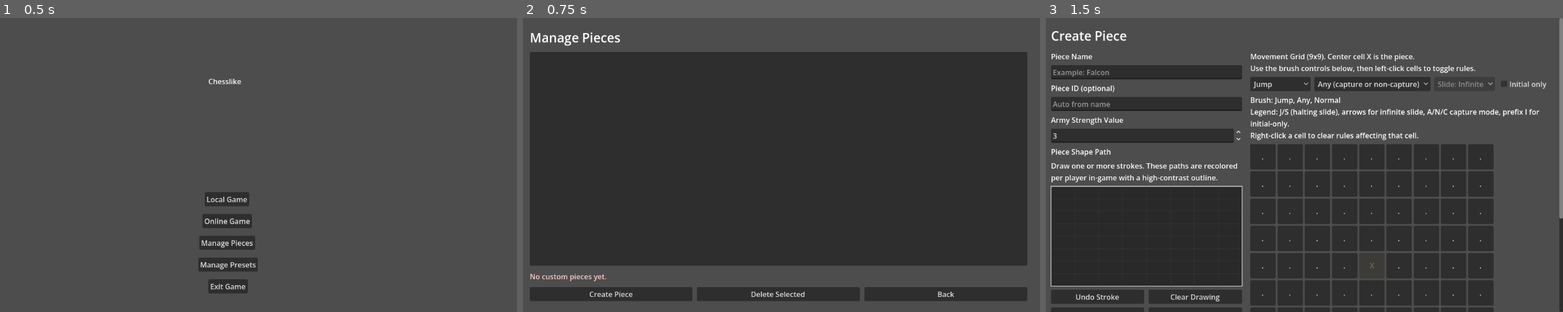
Above: before the commit, frames 1-3 (left to right).
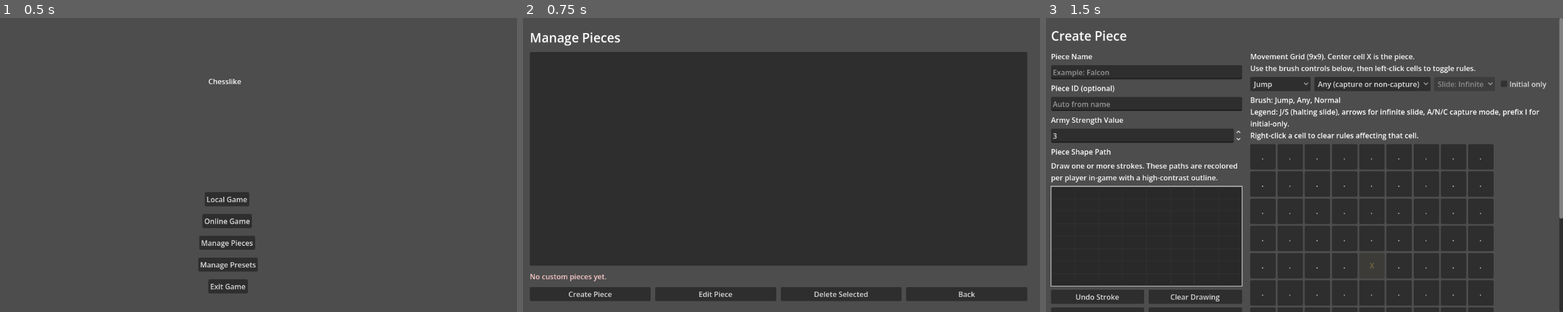
Above: after the commit, the same moments.

Repository: LeoHolman/chesslike
Game: Godot game, scene res://Scenes/MainMenu.tscn
The game is run twice, just before and just after one commit, with the same random seed, the same clock (stepped at 60 frames per second) and the same inputs.
Inputs:
- Up to frame 1 (0.5 s): no input
- Up to frame 2 (0.75 s): click "Manage Pieces" at 0.5 s
- Up to frame 3 (1.5 s): click "Create Piece" at 1.25 s

Frame 1 is identical in both runs. In frame 2, 0.6% of the frame differs, in the area x 8-88%, y 91-97%; in frame 3, nothing differs.

Commit message:
feat: add edit piece

Diff:
--- a/Scenes/ManagePieces.tscn
+++ b/Scenes/ManagePieces.tscn
@@ -58,6 +58,11 @@
 size_flags_horizontal = 3
 text = "Create Piece"
 
+[node name="EditPieceButton" type="Button" parent="RootMargin/RootVBox/ActionsRow"]
+layout_mode = 2
+size_flags_horizontal = 3
+text = "Edit Piece"
+
 [node name="DeletePieceButton" type="Button" parent="RootMargin/RootVBox/ActionsRow"]
 layout_mode = 2
 size_flags_horizontal = 3
@@ -69,5 +74,6 @@
 text = "Back"
 
 [connection signal="pressed" from="RootMargin/RootVBox/ActionsRow/CreatePieceButton" to="." method="_on_create_piece_button_pressed"]
+[connection signal="pressed" from="RootMargin/RootVBox/ActionsRow/EditPieceButton" to="." method="_on_edit_piece_button_pressed"]
 [connection signal="pressed" from="RootMargin/RootVBox/ActionsRow/DeletePieceButton" to="." method="_on_delete_piece_button_pressed"]
 [connection signal="pressed" from="RootMargin/RootVBox/ActionsRow/BackButton" to="." method="_on_back_button_pressed"]
--- a/Scripts/autoload/game_manager.gd
+++ b/Scripts/autoload/game_manager.gd
@@ -46,6 +46,7 @@
 	"dark": {"r": 0.41, "g": 0.41, "b": 0.41, "a": 1.0}
 }
 var PendingPresetName = ""
+var PendingCustomPieceEditId = ""
 var SavedPresets = {}
 var PieceBank = [
 	"pawn",
@@ -167,6 +168,14 @@
 func consume_pending_preset_for_edit() -> String:
 	var pending = PendingPresetName
 	PendingPresetName = ""
+	return pending
+
+func queue_custom_piece_for_edit(piece_id: String) -> void:
+	PendingCustomPieceEditId = piece_id.strip_edges()
+
+func consume_pending_custom_piece_for_edit() -> String:
+	var pending = PendingCustomPieceEditId
+	PendingCustomPieceEditId = ""
 	return pending
 
 func _load_saved_presets() -> void:
@@ -476,6 +485,13 @@
 		entries.append(custom_piece_data.duplicate(true))
 	return entries
 
+func get_custom_piece_by_id(piece_id: String) -> Dictionary:
+	var key = piece_id.strip_edges()
+	if key == "" or not CustomPieces.has(key):
+		return {}
+	var custom_piece_data: Dictionary = CustomPieces[key]
+	return custom_piece_data.duplicate(true)
+
 func save_custom_piece(source_data: Dictionary) -> Dictionary:
 	var normalized = _normalize_custom_piece_data(str(source_data.get("id", "")), source_data)
 	if normalized.is_empty():
--- a/Scripts/create_piece.gd
+++ b/Scripts/create_piece.gd
@@ -17,6 +17,8 @@
 @onready var piece_id_input: LineEdit = %PieceIdInput
 @onready var piece_strength_spin_box: SpinBox = %PieceStrengthSpinBox
 @onready var piece_path_canvas = %PiecePathCanvas
+@onready var title_label: Label = $Scroll/RootMargin/RootVBox/TitleLabel
+@onready var save_piece_button: Button = $Scroll/RootMargin/RootVBox/ActionsRow/SavePieceButton
 @onready var movement_grid: GridContainer = %MovementGrid
 @onready var move_kind_option_button: OptionButton = %MoveKindOptionButton
 @onready var capture_mode_option_button: OptionButton = %CaptureModeOptionButton
@@ -34,6 +36,8 @@
 var selected_capture_mode = CAPTURE_MODE_ANY
 var selected_initial_only = false
 var selected_slide_scope = SLIDE_SCOPE_INFINITE
+var is_editing_piece_mode = false
+var editing_piece_id = ""
 
 func _ready() -> void:
 	piece_strength_spin_box.min_value = 1.0
@@ -47,6 +51,58 @@
 	piece_path_canvas.outline_color = Color(0.08, 0.08, 0.08, 1.0)
 	if not piece_path_canvas.strokes_changed.is_connected(_on_piece_path_canvas_strokes_changed):
 		piece_path_canvas.strokes_changed.connect(_on_piece_path_canvas_strokes_changed)
+	_apply_pending_piece_edit_if_any()
+	_refresh_movement_grid_buttons()
+
+func _apply_pending_piece_edit_if_any() -> void:
+	var game_manager = $"/root/GameManager"
+	var pending_piece_id = game_manager.consume_pending_custom_piece_for_edit().strip_edges()
+	if pending_piece_id == "":
+		title_label.text = "Create Piece"
+		save_piece_button.text = "Save Piece"
+		piece_id_input.editable = true
+		return
+
+	var piece_data = game_manager.get_custom_piece_by_id(pending_piece_id)
+	if piece_data.is_empty():
+		message_label.text = "The selected custom piece no longer exists."
+		return
+
+	is_editing_piece_mode = true
+	editing_piece_id = pending_piece_id
+	title_label.text = "Edit Piece %s" % str(piece_data.get("name", pending_piece_id))
+	save_piece_button.text = "Save Changes"
+	piece_name_input.text = str(piece_data.get("name", pending_piece_id))
+	piece_id_input.text = str(piece_data.get("id", pending_piece_id))
+	piece_id_input.editable = false
+	piece_strength_spin_box.value = float(piece_data.get("strength", 1))
+
+	movement_rules_by_key.clear()
+	for rule_data in piece_data.get("movement_rules", []):
+		var rule = _movement_rule_from_variant(rule_data)
+		if rule.is_empty():
+			continue
+		var offset: Vector2i = rule.get("offset", Vector2i.ZERO)
+		var kind = str(rule.get("kind", MOVE_KIND_JUMP))
+		var capture_mode = str(rule.get("capture_mode", CAPTURE_MODE_ANY))
+		var initial_only = bool(rule.get("initial_only", false))
+		var slide_scope = str(rule.get("slide_scope", SLIDE_SCOPE_INFINITE))
+		var key = _build_movement_rule_key(kind, offset, capture_mode, initial_only, slide_scope)
+		movement_rules_by_key[key] = {
+			"x": offset.x,
+			"y": offset.y,
+			"kind": kind,
+			"capture_mode": capture_mode,
+			"initial_only": initial_only,
+			"slide_scope": slide_scope
+		}
+
+	var path_strokes = piece_data.get("path_strokes", [])
+	call_deferred("_load_path_strokes_deferred", path_strokes)
+	message_label.text = ""
+
+func _load_path_strokes_deferred(path_strokes: Array) -> void:
+	piece_path_canvas.set_normalized_strokes(path_strokes)
 	_refresh_movement_grid_buttons()
 
 func _build_movement_grid() -> void:
@@ -326,6 +382,8 @@
 	if piece_id == "":
 		message_label.text = "Piece ID is invalid."
 		return
+	if is_editing_piece_mode:
+		piece_id = editing_piece_id
 
 	if not piece_path_canvas.has_content():
 		message_label.text = "Draw the piece path first."
@@ -354,6 +412,7 @@
 		message_label.text = str(save_result.get("error", "Could not save piece."))
 		return
 
+	$"/root/GameManager".queue_custom_piece_for_edit("")
 	get_tree().change_scene_to_file("res://Scenes/ManagePieces.tscn")
 
 func _build_movement_data() -> Dictionary:
--- a/Scripts/manage_pieces.gd
+++ b/Scripts/manage_pieces.gd
@@ -26,19 +26,21 @@
 		message_label.text = ""
 
 func _on_create_piece_button_pressed() -> void:
+	$"/root/GameManager".queue_custom_piece_for_edit("")
+	get_tree().change_scene_to_file("res://Scenes/CreatePiece.tscn")
+
+func _on_edit_piece_button_pressed() -> void:
+	var piece_id = _get_selected_piece_id_or_show_error("Select a custom piece to edit.")
+	if piece_id == "":
+		return
+	$"/root/GameManager".queue_custom_piece_for_edit(piece_id)
 	get_tree().change_scene_to_file("res://Scenes/CreatePiece.tscn")
 
 func _on_delete_piece_button_pressed() -> void:
-	var selected = pieces_list.get_selected_items()
-	if selected.is_empty():
-		message_label.text = "Select a custom piece to delete."
-		return
-	var selected_index = int(selected[0])
-	if selected_index < 0 or selected_index >= list_piece_ids.size():
-		message_label.text = "Invalid selection."
+	var piece_id = _get_selected_piece_id_or_show_error("Select a custom piece to delete.")
+	if piece_id == "":
 		return
 
-	var piece_id = list_piece_ids[selected_index]
 	if not $"/root/GameManager".delete_custom_piece(piece_id):
 		message_label.text = "Could not delete custom piece."
 		return
@@ -48,3 +50,14 @@
 
 func _on_back_button_pressed() -> void:
 	get_tree().change_scene_to_file("res://Scenes/MainMenu.tscn")
+
+func _get_selected_piece_id_or_show_error(error_text: String) -> String:
+	var selected = pieces_list.get_selected_items()
+	if selected.is_empty():
+		message_label.text = error_text
+		return ""
+	var selected_index = int(selected[0])
+	if selected_index < 0 or selected_index >= list_piece_ids.size():
+		message_label.text = "Invalid selection."
+		return ""
+	return list_piece_ids[selected_index]
